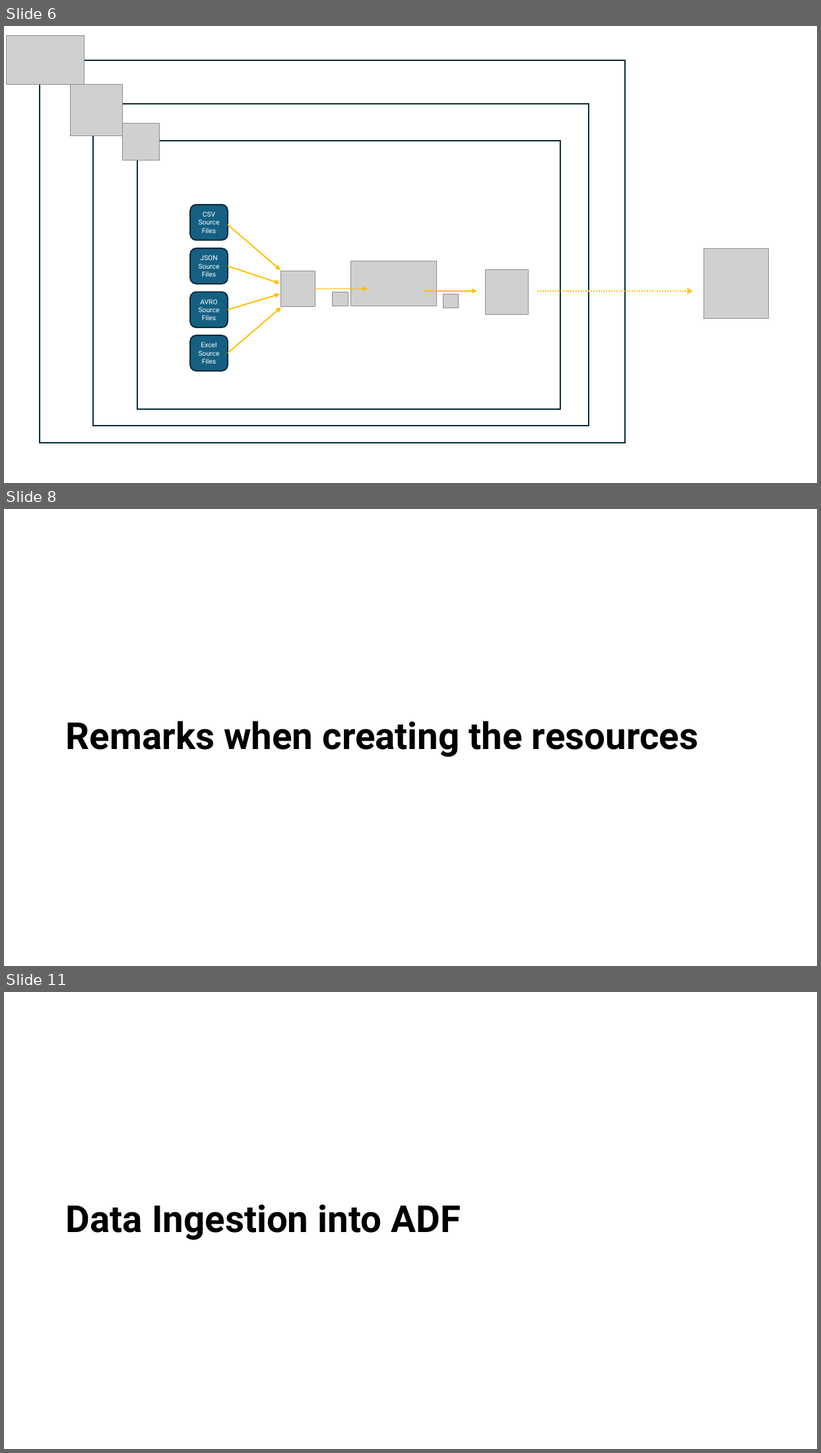
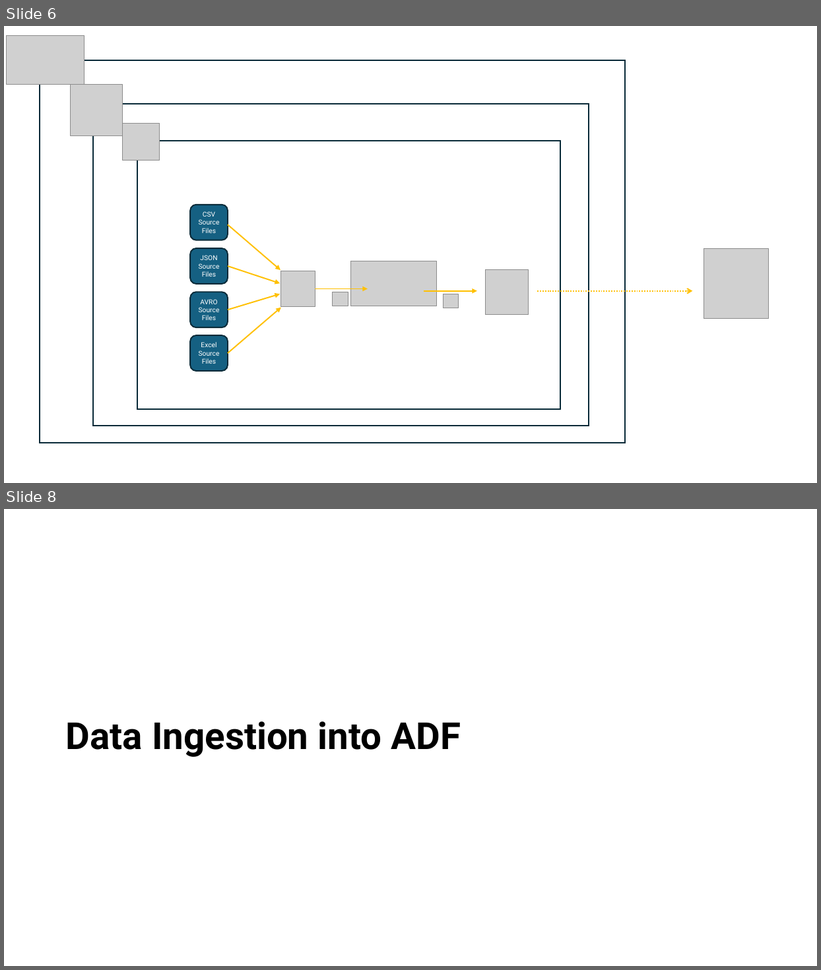
Before and after one commit to HiImPian/DEA_Rockfeather, a slide deck: DEA_solution.pptx. Shown one above the other, each under a label of ours: slides 6, 8 and 11 before the commit, slides 6 and 8 after it; the slides between them are not shown. The pictures are 821x1453 and 821x970 pixels, drawn with LibreOffice and Linux fonts; fonts in the diff are those of the drawing; grey boxes stand for pictures. Boxes give left, top, right and bottom in pixels: in the first picture for what was removed or moved away, otherwise in the second. Text is boxed around its words. In the diff, an @@ line names an element or a change of style, - is before the commit and + after.

```diff
--- a/DEA_solution.pptx
+++ b/DEA_solution.pptx
@@ slide 8 removed at [4,509,817,966], background #FFFFFF @@
@@ title removed at [66,721,698,757] @@
-Remarks when creating the resources
@@ what was slide 11 is now slide 8 @@
```
Also in this commit, not shown: 9 slides changed, 1 slide added, 3 other slides removed, 3 other files.
